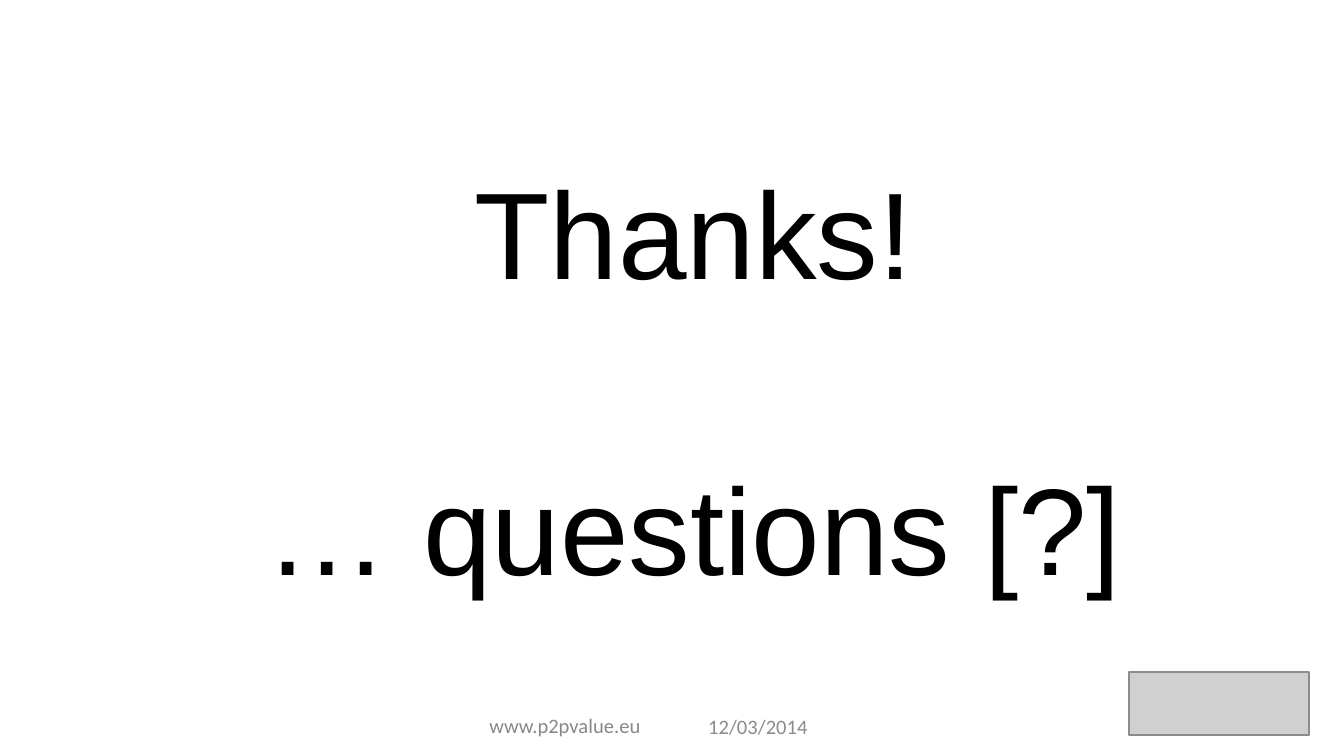
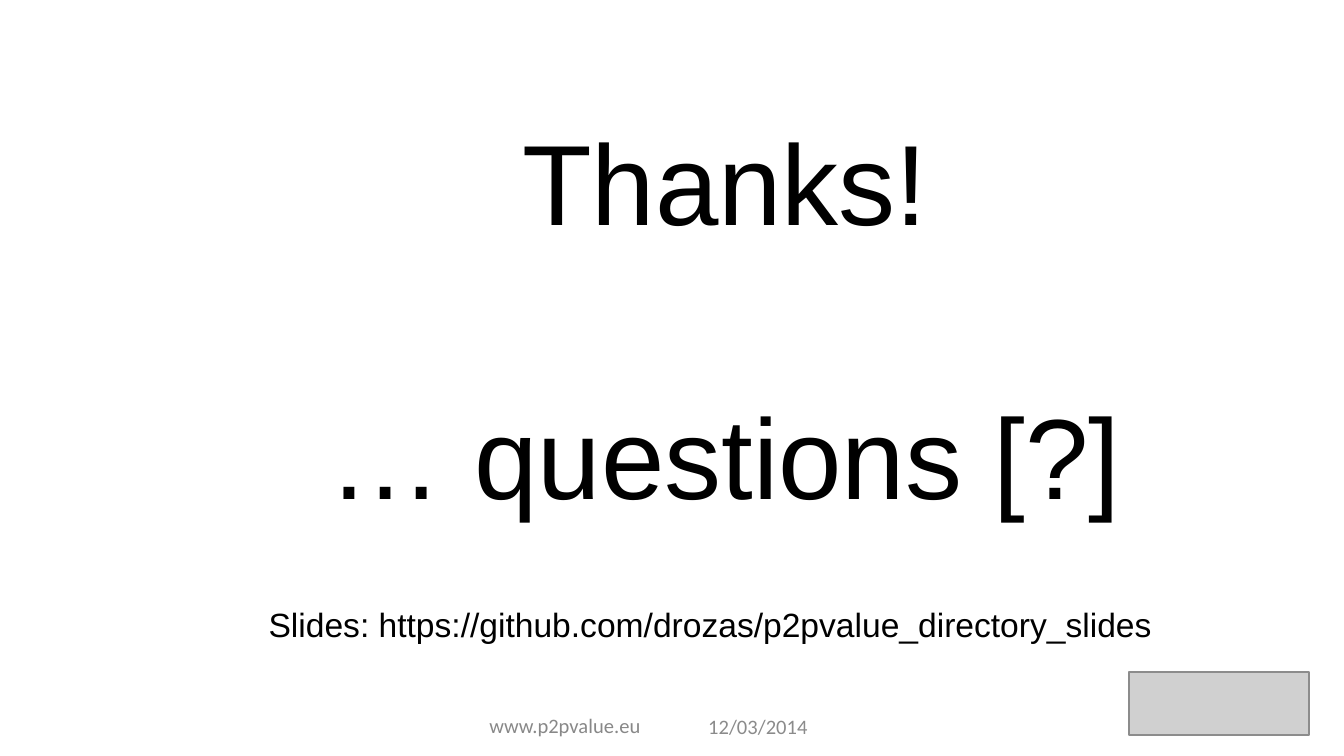
Before and after one commit to drozas/p2pvalue_directory_slides, a slide deck: slide 20 of p2pvalue_directory_techn_presentation.odp. Drawn at 1344x756 pixels with LibreOffice and Linux fonts; fonts in the diff are those of the drawing; grey boxes stand for pictures; background and template pictures are left out. Boxes give left, top, right and bottom in pixels: in the first picture for what was removed or moved away, otherwise in the second. Text is boxed around its words. In the diff, an @@ line names an element or a change of style, - is before the commit and + after.

```diff
--- a/p2pvalue_directory_techn_presentation.odp
+++ b/p2pvalue_directory_techn_presentation.odp
@@ title "Thanks! … questions [?]": place and size @@
-title "Thanks! … questions [?]" at bbox=[423, 189, 950, 597]
+title "Thanks! … questions [?]" at bbox=[474, 142, 962, 519]
@@ title "Thanks! … questions [?]" at bbox=[474, 142, 962, 519]: size 66 to 61 pt @@
@@ text added at bbox=[269, 612, 1152, 643], 18 pt, text #000000 @@
+Slides: https://github.com/drozas/p2pvalue_directory_slides
```
Also in this commit, not shown: 2 other slides changed, 2 other files.
